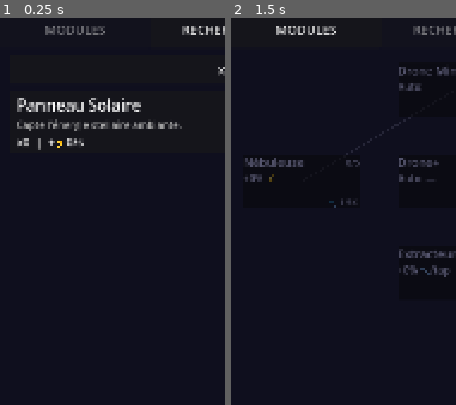
Above: before the commit, frames 1-2 (left to right).
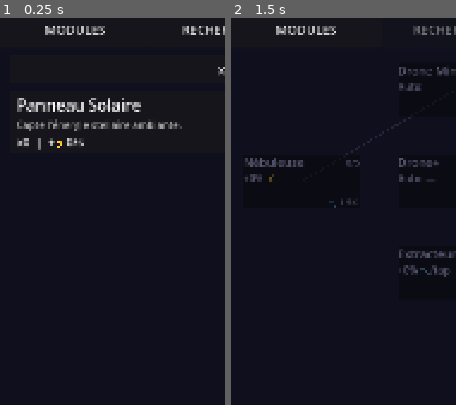
Above: after the commit, the same moments.

Repository: mathieuferran7-cell/idle-orbit
Game: Godot game, scene res://scenes/main/main.tscn
Same seed, same stepped clock (60 frames per second), same inputs: the game is played once before the commit and once after it.
Inputs:
- Up to frame 1 (0.25 s): no input
- Up to frame 2 (1.5 s): click "☄ ASTEROIDE" at 0.5 s; click "RECHERCHE ✦" at 1.25 s
The pictures show only the part of the screen within x 0-50%, y 32-82%; the shares and areas given below are measured in that part.

The runs differ from the first frame. In frame 1, 0.4% of the frame differs, in the area x 20-47%, y 2-5%; in frame 2, nothing differs.
Error after the commit: Parse Error: Could not find type "RewardedAd" in the current scope. (res://scripts/autoloads/ad_manager.gd:7)

Commit message:
Integrate AdMob: rewarded ads + banner via Poing Studios plugin
- Add ad_manager.gd autoload: preload rewarded, show/hide banner
- Add data/ads.json with AdMob IDs (config-driven)
- Hook rewarded ads: offline x2, event premium choice, Last Stand continue
- Banner at bottom during idle gameplay, hidden during minigame
- Fallback: if ads unavailable, reward given immediately
- Plugin: Poing Studios godot-admob v4.3.1
- Note: AndroidManifest modified locally (android/build in .gitignore)

Co-Authored-By: Claude Opus 4.6 (1M context) <noreply@anthropic.com>

Diff:
--- a/project.godot
+++ b/project.godot
@@ -27,6 +27,7 @@
 SaveManager="*res://scripts/autoloads/save_manager.gd"
 GameManager="*res://scripts/autoloads/game_manager.gd"
 AudioManager="*res://scripts/autoloads/audio_manager.gd"
+AdManager="*res://scripts/autoloads/ad_manager.gd"
 
 [display]
 
@@ -36,6 +37,10 @@
 window/stretch/mode="canvas_items"
 window/handheld/orientation=1
 
+[editor_plugins]
+
+enabled=PackedStringArray("res://addons/admob/plugin.cfg")
+
 [rendering]
 
 renderer/rendering_method="mobile"
--- /dev/null
+++ b/scripts/autoloads/ad_manager.gd
@@ -0,0 +1,100 @@
+extends Node
+
+var _ads_config: Dictionary = {}
+var _is_available: bool = false
+
+# Rewarded
+var _rewarded_ad: RewardedAd = null
+var _reward_callback: Callable
+var _reward_listener: OnUserEarnedRewardListener
+var _load_callback: RewardedAdLoadCallback
+var _content_callback: FullScreenContentCallback
+
+# Banner
+var _ad_view: AdView = null
+
+func _ready() -> void:
+	_ads_config = _read_json("res://data/ads.json")
+	# Check if AdMob classes are available (only on Android with plugin)
+	if not ClassDB.class_exists("MobileAds"):
+		push_warning("AdManager: AdMob not available (desktop/editor mode)")
+		return
+	_is_available = true
+	MobileAds.initialize()
+	_setup_callbacks()
+	_preload_rewarded()
+
+func _read_json(path: String) -> Dictionary:
+	var file := FileAccess.open(path, FileAccess.READ)
+	if not file:
+		return {}
+	var json := JSON.new()
+	if json.parse(file.get_as_text()) != OK:
+		return {}
+	return json.data
+
+func _setup_callbacks() -> void:
+	_reward_listener = OnUserEarnedRewardListener.new()
+	_reward_listener.on_user_earned_reward = _on_user_earned_reward
+
+	_load_callback = RewardedAdLoadCallback.new()
+	_load_callback.on_ad_loaded = _on_rewarded_loaded
+	_load_callback.on_ad_failed_to_load = _on_rewarded_failed
+
+	_content_callback = FullScreenContentCallback.new()
+	_content_callback.on_ad_dismissed_full_screen_content = _on_ad_dismissed
+
+# ── Rewarded ─────────────────────────────────────────────────────────────────
+
+func _preload_rewarded() -> void:
+	if not _is_available:
+		return
+	var id: String = _ads_config.get("rewarded_id", "")
+	if id.is_empty():
+		return
+	RewardedAdLoader.new().load(id, AdRequest.new(), _load_callback)
+
+func show_rewarded(callback: Callable) -> void:
+	if not _is_available or _rewarded_ad == null:
+		# Fallback: give reward immediately
+		callback.call()
+		return
+	_reward_callback = callback
+	_rewarded_ad.full_screen_content_callback = _content_callback
+	_rewarded_ad.show(_reward_listener)
+
+func _on_rewarded_loaded(ad: RewardedAd) -> void:
+	_rewarded_ad = ad
+
+func _on_rewarded_failed(_error: LoadAdError) -> void:
+	_rewarded_ad = null
+
+func _on_user_earned_reward(_item: RewardedItem) -> void:
+	if _reward_callback:
+		_reward_callback.call()
+		_reward_callback = Callable()
+
+func _on_ad_dismissed() -> void:
+	if _rewarded_ad:
+		_rewarded_ad.destroy()
+		_rewarded_ad = null
+	_preload_rewarded()
+
+# ── Banner ───────────────────────────────────────────────────────────────────
+
+func show_banner() -> void:
+	if not _is_available:
+		return
+	if _ad_view:
+		return
+	var id: String = _ads_config.get("banner_id", "")
+	if id.is_empty():
+		return
+	var ad_size := AdSize.get_current_orientation_anchored_adaptive_banner_ad_size(AdSize.FULL_WIDTH)
+	_ad_view = AdView.new(id, ad_size, AdPosition.Values.BOTTOM)
+	_ad_view.load_ad(AdRequest.new())
+
+func hide_banner() -> void:
+	if _ad_view:
+		_ad_view.destroy()
+		_ad_view = null
--- a/scripts/autoloads/game_manager.gd
+++ b/scripts/autoloads/game_manager.gd
@@ -219,6 +219,7 @@
 	save()
 	_in_minigame = true
 	events._paused = true
+	AdManager.hide_banner()
 	var scene := load("res://scenes/minigame/last_stand.tscn")
 	get_tree().change_scene_to_packed(scene)
 
--- a/scripts/minigame/last_stand.gd
+++ b/scripts/minigame/last_stand.gd
@@ -431,15 +431,15 @@
 	vbox.add_child(prestige_btn)
 
 func _on_ad_continue() -> void:
-	# Placeholder: rewarded ad would go here
-	# For now, just restart from current wave with HP restored
-	if _game_over_panel:
-		_game_over_panel.queue_free()
-		_game_over_panel = null
-	_station_hp = _station_max_hp
-	_state = State.WAVE_PAUSE
-	_timer = 1.0
-	_update_center_label("ROUND %d" % (_wave_index + 1))
+	AdManager.show_rewarded(func():
+		if _game_over_panel:
+			_game_over_panel.queue_free()
+			_game_over_panel = null
+		_station_hp = _station_max_hp
+		_state = State.WAVE_PAUSE
+		_timer = 1.0
+		_update_center_label("ROUND %d" % (_wave_index + 1))
+	)
 
 func _on_prestige_confirm() -> void:
 	GameManager.complete_prestige_with_bonus(_waves_survived)
--- a/scripts/ui/main_ui.gd
+++ b/scripts/ui/main_ui.gd
@@ -52,6 +52,7 @@
 	_build_buff_label()
 	_build_module_list()
 	_refresh_all()
+	AdManager.show_banner()
 	if GameManager._return_to_prestige_tab:
 		GameManager._return_to_prestige_tab = false
 		_show_prestige_tab()
@@ -389,10 +390,18 @@
 	vbox.add_child(ad_btn)
 
 func _on_offline_collect(multiplier: float) -> void:
-	GameManager.claim_offline_gains(multiplier)
-	if _offline_popup:
-		_offline_popup.queue_free()
-		_offline_popup = null
+	if multiplier == 2.0:
+		AdManager.show_rewarded(func():
+			GameManager.claim_offline_gains(2.0)
+			if _offline_popup:
+				_offline_popup.queue_free()
+				_offline_popup = null
+		)
+	else:
+		GameManager.claim_offline_gains(1.0)
+		if _offline_popup:
+			_offline_popup.queue_free()
+			_offline_popup = null
 
 # ── Event Popup (FTL style) ──────────────────────────────────────────────────
 
@@ -500,10 +509,18 @@
 			btn.text = "%s\n%s" % [label_text, desc_text]
 		btn.custom_minimum_size = Vector2(0, 90)
 		btn.add_theme_font_size_override("font_size", 26)
-		btn.pressed.connect(_on_event_choice.bind(choice.get("reward", {})))
+		btn.pressed.connect(_on_event_choice.bind(choice.get("reward", {}), is_premium))
 		vbox.add_child(btn)
 
-func _on_event_choice(reward: Dictionary) -> void:
+func _on_event_choice(reward: Dictionary, is_premium: bool = false) -> void:
+	if is_premium:
+		AdManager.show_rewarded(func():
+			_apply_event_reward(reward)
+		)
+	else:
+		_apply_event_reward(reward)
+
+func _apply_event_reward(reward: Dictionary) -> void:
 	var result_text := GameManager.events.apply_reward(reward)
 	GameManager.events.on_choice_made()
 	if _event_popup:
Not shown, added: data/ads.json
